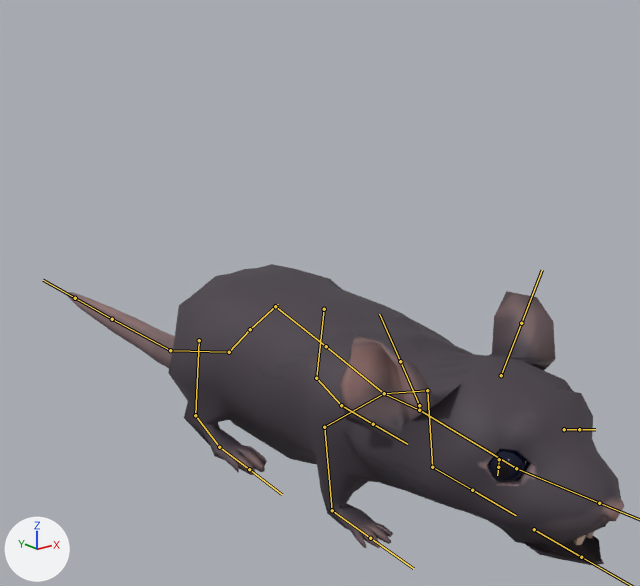
One commit to the FBX model Assets/)Our stuff/Models/Rat.fbx: the scene before it, then after it.
Rendered twice from a 50 mm camera at (-2.51, -3.31, 1.6) aimed at (0.26, 0.16, 0.21). The lights are fixed; the arrows at lower left show +X, +Y and +Z. The bones that bend it are drawn over the model as lines.

Names of what the first picture shows: 'rat_obj'.
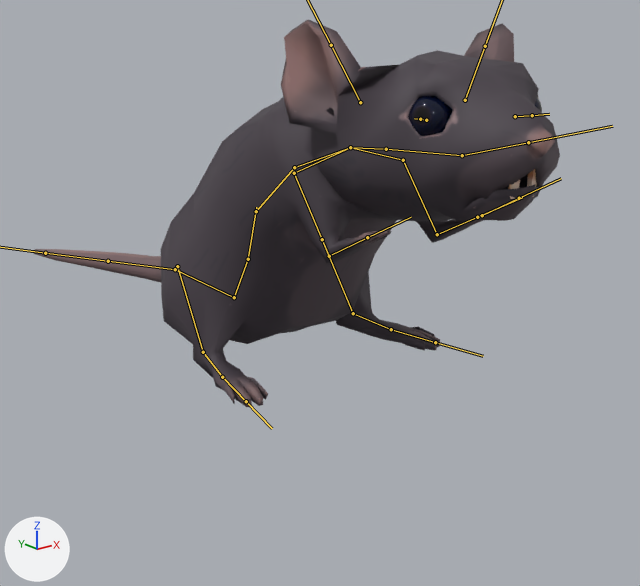
The newer file adds an action. The first version stands in its rest pose; the second is drawn at frame 8 of the action 'Armature|anim_sitting'.

Pixel boxes (x1, y1, x2, y2) of what changed, in the pictures (640 x 586 px):
'rat_obj', posed (29% taller)
    before: (67, 264, 624, 565)
    after: (33, 19, 560, 407)
bone 'Root', root to tip
    before: (250, 329) to (278, 304)
    after: (248, 259) to (256, 207)
bone 'back', root to tip
    before: (275, 306) to (326, 346)
    after: (256, 211) to (294, 167)
bone 'back.001', root to tip
    before: (326, 346) to (384, 393)
    after: (294, 167) to (350, 147)
bone 'neck', root to tip
    before: (384, 393) to (419, 410)
    after: (350, 147) to (386, 149)
bone 'head', root to tip
    before: (419, 410) to (517, 469)
    after: (386, 149) to (462, 155)
bone 'mouthBottom', root to tip
    before: (534, 529) to (581, 557)
    after: (482, 215) to (519, 198)
bone 'thigh_left', root to tip
    before: (324, 309) to (316, 378)
    after: (322, 239) to (353, 313)
bone 'Leg_left', root to tip
    before: (316, 378) to (341, 405)
    after: (353, 313) to (391, 329)
bone 'foot_left', root to tip
    before: (341, 405) to (373, 424)
    after: (391, 329) to (435, 342)
bone 'thigh_right', root to tip
    before: (199, 340) to (195, 415)
    after: (177, 266) to (203, 352)
bone 'leg_right', root to tip
    before: (195, 415) to (219, 447)
    after: (203, 352) to (222, 377)
bone 'foot_right', root to tip
    before: (219, 447) to (249, 469)
    after: (222, 377) to (246, 401)
bone 'body_back', root to tip
    before: (250, 329) to (229, 352)
    after: (248, 259) to (234, 297)
bone 'tailStart', root to tip
    before: (229, 352) to (170, 350)
    after: (234, 297) to (175, 269)
bone 'tailMiddle', root to tip
    before: (170, 350) to (112, 319)
    after: (175, 269) to (108, 261)
bone 'tailEnd', root to tip
    before: (112, 319) to (75, 298)
    after: (108, 261) to (45, 253)

What the commit changed:
Bone 'Root' (bone_root) moves from (0.0, 0.0, 0.0) to (-0.04, 0.39, -0.43).
Bone 'Root' (bone_root) turns from (0, 0, 0) to (-42, -7, 1) degrees about its own x, y and z.
Bone 'back' (bone_back) turns from (0, 0, 0) to (-7, 0, -1) degrees about its own x, y and z.
Bone 'back.001' (bone_back_001) turns from (0, 0, 0) to (19, -1, 0) degrees about its own x, y and z.
Bone 'neck' (bone_neck) turns from (0, 0, 0) to (25, 0, 0) degrees about its own x, y and z.
Bone 'head' (bone_head) turns from (0, 0, 0) to (-6, 0, 12) degrees about its own x, y and z.
Bone 'mouthBottom' (bone_mouthbottom) turns from (0, 0, 0) to (-18, 0, 0) degrees about its own x, y and z.
Bone 'thigh_left' (bone_thigh_left) moves from (0.0, 0.0, 0.0) to (-0.06, 0.14, 0.0).
Bone 'thigh_left' (bone_thigh_left) turns from (0, 0, 0) to (2, -5, 2) degrees about its own x, y and z.
Bone 'Leg_left' (bone_leg_left) turns from (0, 0, 0) to (-15, 5, 28) degrees about its own x, y and z.
Bone 'foot_left' (bone_foot_left) turns from (0, 0, 0) to (-9, 1, 8) degrees about its own x, y and z.
Bone 'thigh_right' (bone_thigh_right) moves from (0.0, 0.0, 0.0) to (0.11, 0.13, 0.01).
Bone 'thigh_right' (bone_thigh_right) turns from (0, 0, 0) to (2, 4, -2) degrees about its own x, y and z.
Bone 'leg_right' (bone_leg_right) turns from (0, 0, 0) to (-19, -5, -24) degrees about its own x, y and z.
Bone 'foot_right' (bone_foot_right) turns from (0, 0, 0) to (-9, -1, -8) degrees about its own x, y and z.
Bone 'body_back' (bone_body_back) turns from (0, 0, 0) to (25, 0, 0) degrees about its own x, y and z.
Bone 'tailStart' (bone_tailstart) turns from (0, 0, 0) to (33, 2, -2) degrees about its own x, y and z.
Bone 'tailMiddle' (bone_tailmiddle) turns from (0, 0, 0) to (-23, 2, 7) degrees about its own x, y and z.
Bone 'tailEnd' (bone_tailend) turns from (0, 0, 0) to (4, -3, 15) degrees about its own x, y and z.
